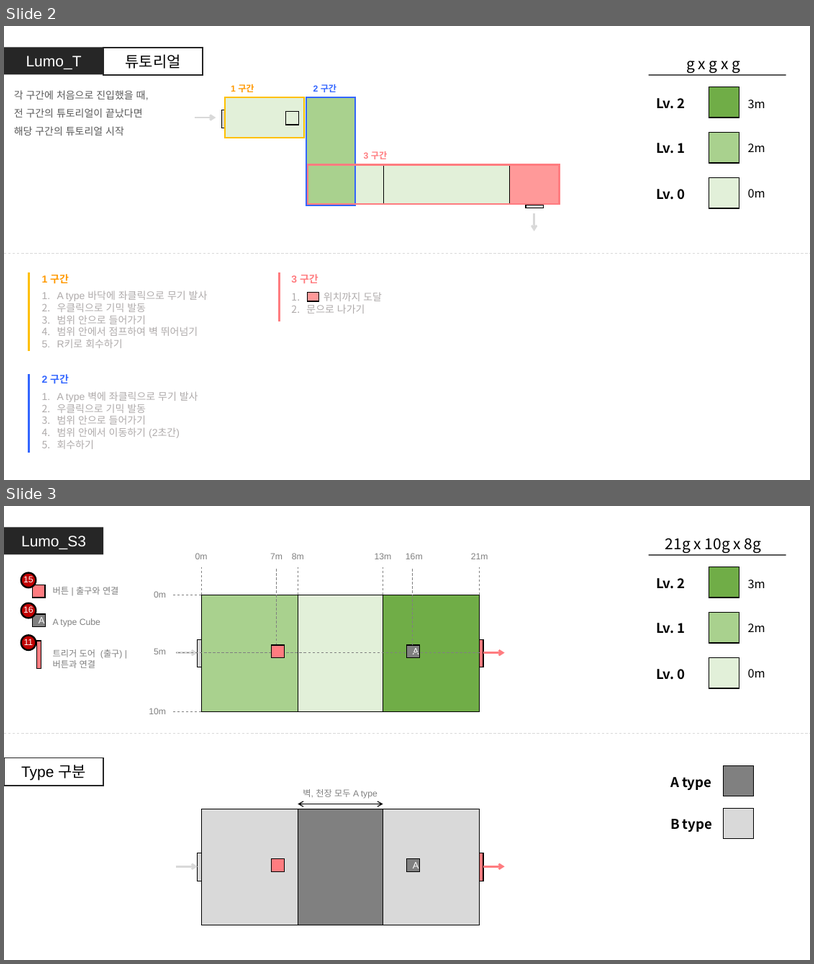
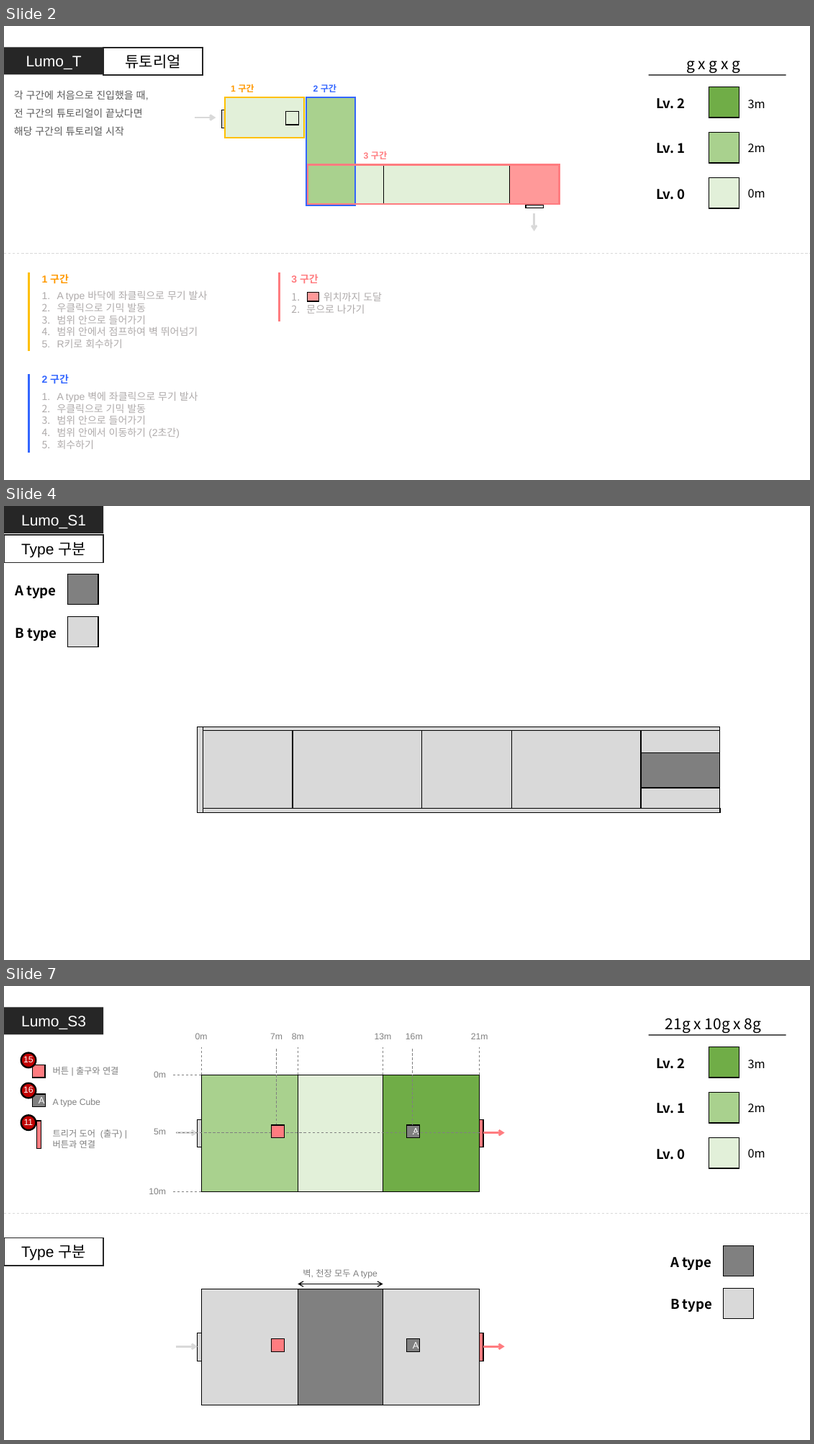
Before and after one commit to GGMGangsterHamster/GangsterHamster, a slide deck: Documents/LevelDesign/LumoStage/Lumo_Stage.pptx. Shown one above the other, each under a label of ours: slides 2 and 3 before the commit, slides 2, 4 and 7 after it; the slides between them are not shown. The pictures are 814x964 and 814x1444 pixels, drawn with LibreOffice and Linux fonts; fonts in the diff are those of the drawing. Boxes give left, top, right and bottom in pixels: in the first picture for what was removed or moved away, otherwise in the second. Text is boxed around its words. In the diff, an @@ line names an element or a change of style, - is before the commit and + after.

```diff
--- a/Documents/LevelDesign/LumoStage/Lumo_Stage.pptx
+++ b/Documents/LevelDesign/LumoStage/Lumo_Stage.pptx
@@ slide 4 added at (x1=4, y1=506, x2=810, y2=960), background #FFFFFF @@
@@ rectangle added at (x1=4, y1=506, x2=103, y2=534), fill #262626, 18 pt, text #FFFFFF @@
+Lumo_S1
@@ rectangle added at (x1=4, y1=535, x2=103, y2=563), fill #FFFFFF, outline #262626 1.5 pt, 18 pt, text #000000 @@
+Type 구분
@@ group added at (x1=15, y1=574, x2=98, y2=647): 2 rectangles, 2 texts @@
+A type
+B type
@@ group added at (x1=198, y1=727, x2=721, y2=813): 10 rectangles @@
@@ what was slide 3 is now slide 7 @@
```
Also in this commit, not shown: 3 slides changed, 9 other slides added, 2 other files.
